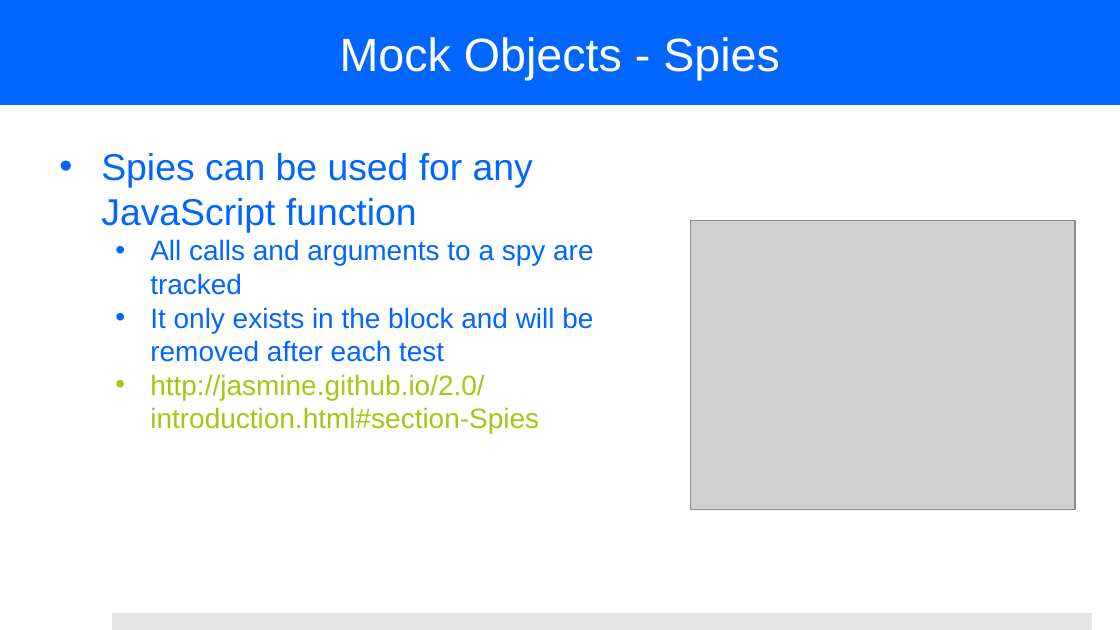
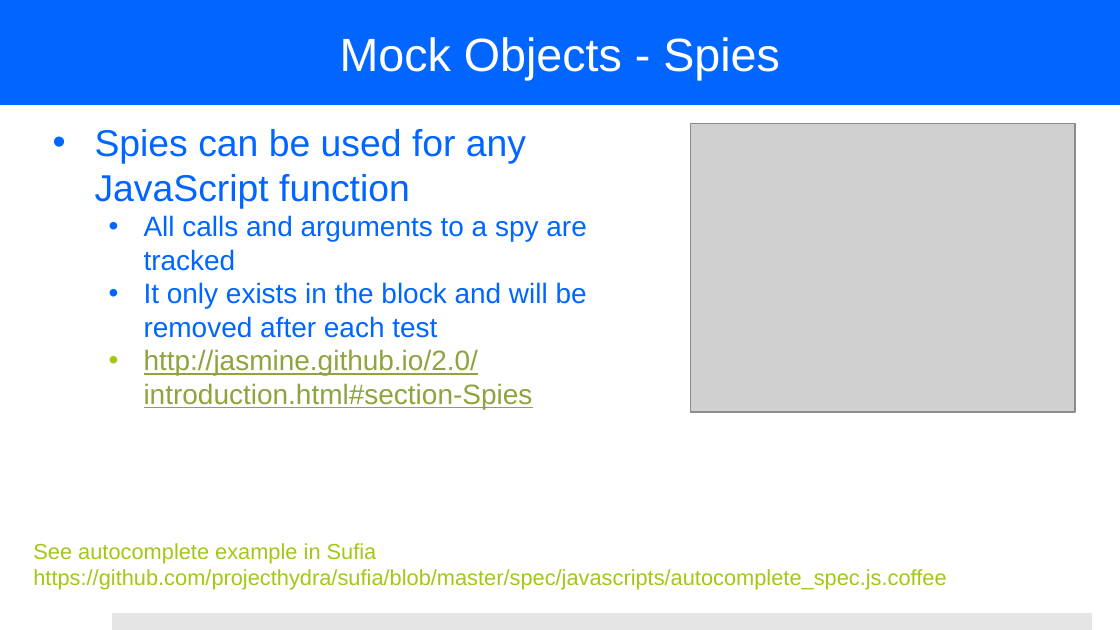
Before and after one commit to hectorcorrea/riceonrails, a slide deck: slide 14 of slides/jasmine.pptx (slide 15 before the commit). Drawn at 1120x630 pixels with LibreOffice and Linux fonts; fonts in the diff are those of the drawing; grey boxes stand for pictures; background and template pictures are left out. Boxes give left, top, right and bottom in pixels: in the first picture for what was removed or moved away, otherwise in the second. Text is boxed around its words. In the diff, an @@ line names an element or a change of style, - is before the commit and + after.

```diff
--- a/slides/jasmine.pptx
+++ b/slides/jasmine.pptx
@@ text "Spies can be used for ...": place and size @@
-text "Spies can be used for ..." at (101,153,593,434)
+text "Spies can be used for ..." at (95,129,587,409)
@@ picture: place and size @@
-picture at (690,221,1075,510)
+picture at (690,123,1075,412)
@@ text at (144,349,533,409): text colour #A2C816 to #8DA440, underline on in "http://jasmine.github.io/2.0/introduction.html#section-Spies" @@
@@ text added at (33,543,946,589), 14 pt, text #A2C816 @@
+See autocomplete example in Sufia
+https://github.com/projecthydra/sufia/blob/master/spec/javascripts/autocomplete_spec.js.coffee
```
Also in this commit, not shown: 1 other slide changed, 1 other file.
